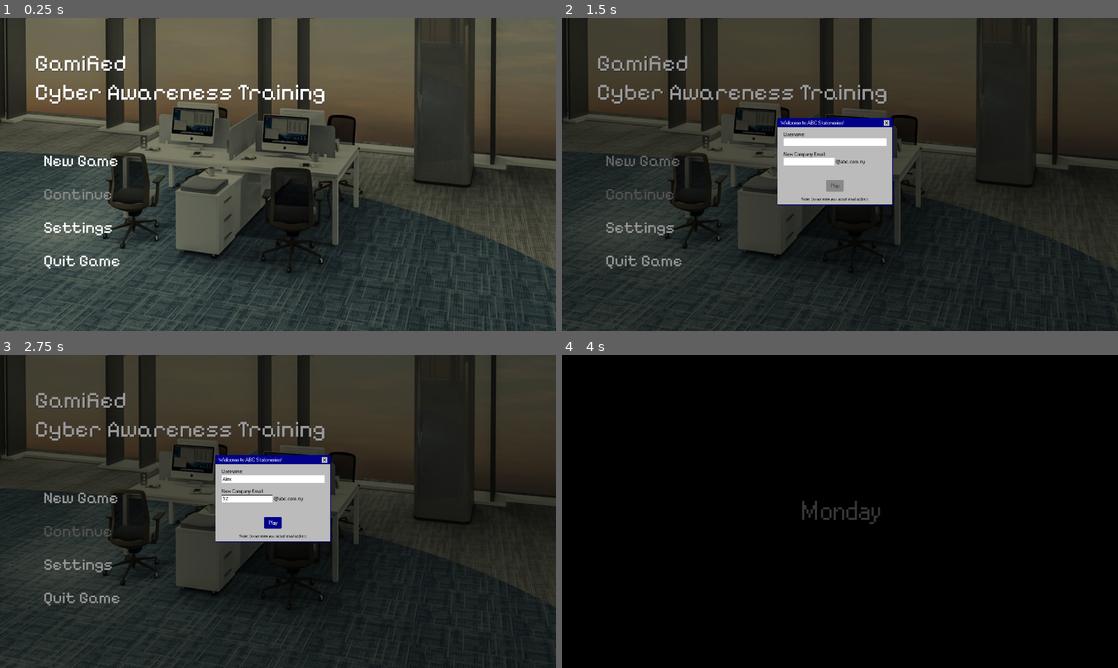
Above: before the commit, frames 1-4 (two rows, left to right).
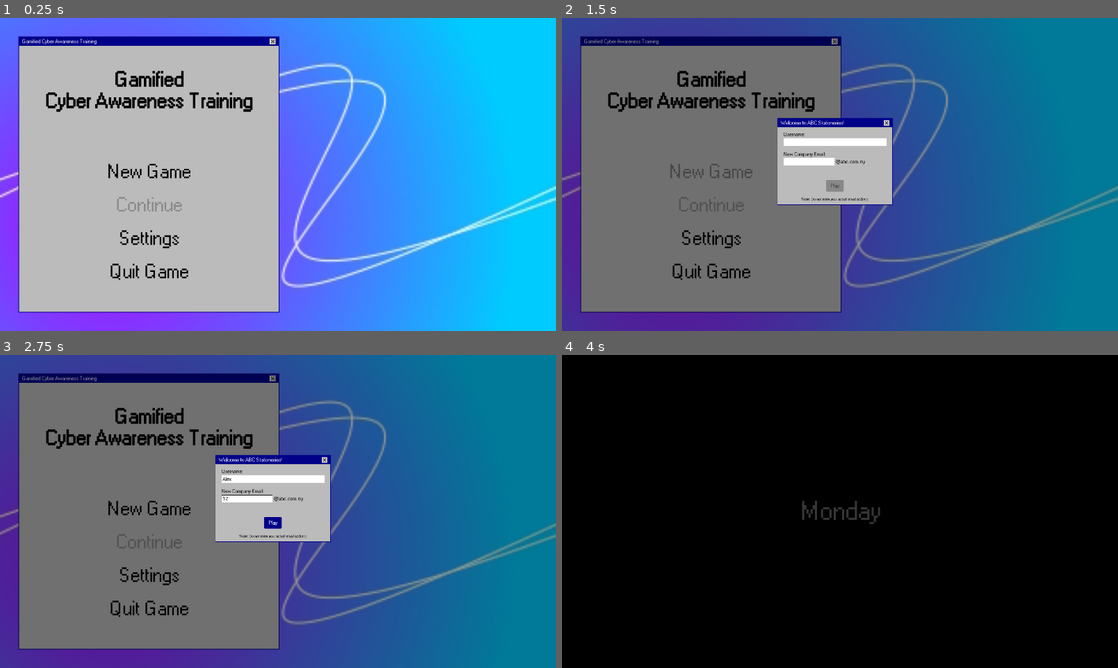
Above: after the commit, the same moments.

Repository: Wong-Kai-Lun/gamified-cybersecurity-awareness-training
Game: Godot game, scene res://game/main_menu/main_menu.tscn
Two runs of this game, one before a commit and one after it. Both use one fixed random seed, a clock stepped at 60 frames per second and the inputs below.
Inputs (mouse positions are in pixels of both pictures, inside the frame that each line leads up to):
- Up to frame 1 (0.25 s): no input
- Up to frame 2 (1.5 s): click "Settings" at 0.5 s; click "New Game" at 1.25 s
- Up to frame 3 (2.75 s): click (272, 480) at 2.02 s; type "Alex" at 2.1 s; click (244, 498) at 2.25 s; type "12" at 2.33 s
- Up to frame 4 (4 s): click "New Game" at 2.75 s; click "Play" at 3.5 s

The runs differ from the first frame. In frame 1, 100% of the frame differs, in the area x 0-100%, y 0-100%; in frame 2, 93%; in frame 3, 93%; in frame 4, nothing differs.

Commit message:
Update: Changed Main Menu

Diff:
--- a/godot/game/main_game/programs/common/title_bar.gd
+++ b/godot/game/main_game/programs/common/title_bar.gd
@@ -4,6 +4,7 @@
 
 signal close_pressed
 var _title := ""
+@onready var close_button: Button = $MarginContainer/TitleBarContainer/CloseButton
 
 signal drag_started(offset: Vector2)
 signal drag_ended
--- a/godot/game/main_game/programs/common/title_bar.tscn
+++ b/godot/game/main_game/programs/common/title_bar.tscn
@@ -53,6 +53,7 @@
 size_flags_vertical = 4
 theme_override_font_sizes/font_size = 13
 theme_override_styles/focus = SubResource("StyleBoxEmpty_7m0qx")
+theme_override_styles/disabled = SubResource("StyleBoxTexture_xbah5")
 theme_override_styles/hover = SubResource("StyleBoxTexture_xbah5")
 theme_override_styles/pressed = SubResource("StyleBoxTexture_7hmjf")
 theme_override_styles/normal = SubResource("StyleBoxTexture_xbah5")
--- /dev/null
+++ b/godot/game/main_menu/game_menu_window.gd
@@ -0,0 +1,6 @@
+extends BaseWindow
+class_name GameMenuWindow
+
+
+func _ready() -> void:
+	title_bar.close_button.disabled = true
--- /dev/null
+++ b/godot/game/main_menu/game_menu_window.tscn
@@ -0,0 +1,20 @@
+[gd_scene load_steps=3 format=3 uid="uid://r2rhgowob6vr"]
+
+[ext_resource type="PackedScene" uid="uid://2g3m0pmsw2tv" path="res://game/main_game/programs/common/base.tscn" id="1_cs3wq"]
+[ext_resource type="Script" path="res://game/main_menu/game_menu_window.gd" id="2_7k30f"]
+
+[node name="BaseWindow" instance=ExtResource("1_cs3wq")]
+custom_minimum_size = Vector2(900, 900)
+anchors_preset = 8
+anchor_left = 0.5
+anchor_top = 0.5
+anchor_right = 0.5
+anchor_bottom = 0.5
+offset_left = -300.0
+offset_top = -300.0
+offset_right = 300.0
+offset_bottom = 300.0
+script = ExtResource("2_7k30f")
+
+[node name="TitleBar" parent="WindowPanel/Structure" index="0"]
+title = "Gamified Cyber Awareness Training"
--- a/godot/game/main_menu/main_menu.gd
+++ b/godot/game/main_menu/main_menu.gd
@@ -5,7 +5,7 @@
 @onready var new_player_window = new_player_window_scene.instantiate()
 @onready var input_blocker_scene: PackedScene = preload("res://game/main_game/programs/common/input_blocker.tscn")
 @onready var input_blocker = input_blocker_scene.instantiate()
-@onready var continue_button = $HBoxContainer/MarginContainer/ButtonContainer/Continue
+@onready var continue_button = $HBoxContainer/MarginContainer/BaseWindow/ButtonContainer/Continue
 
 
 func _ready() -> void:
--- a/godot/game/main_menu/main_menu.tscn
+++ b/godot/game/main_menu/main_menu.tscn
@@ -1,12 +1,11 @@
 [gd_scene load_steps=10 format=3 uid="uid://dgvloukq3otmr"]
 
 [ext_resource type="Script" path="res://game/main_menu/main_menu.gd" id="1_ey7l3"]
-[ext_resource type="Texture2D" uid="uid://b0snwi6l7gbxo" path="res://assets/sample.jpg" id="1_l2wqk"]
-[ext_resource type="FontFile" uid="uid://ca2ceim567tvr" path="res://assets/fonts/PixelifySans-VariableFont_wght.ttf" id="3_tbba5"]
+[ext_resource type="Texture2D" uid="uid://beigxce3jdbtr" path="res://assets/main_menu_bg.jpg" id="2_e5mim"]
+[ext_resource type="PackedScene" uid="uid://r2rhgowob6vr" path="res://game/main_menu/game_menu_window.tscn" id="3_r7tje"]
 
 [sub_resource type="StyleBoxTexture" id="StyleBoxTexture_pu08p"]
-texture = ExtResource("1_l2wqk")
-modulate_color = Color(0.488805, 0.488695, 0.406631, 1)
+texture = ExtResource("2_e5mim")
 
 [sub_resource type="StyleBoxEmpty" id="StyleBoxEmpty_ekgwc"]
 
@@ -36,22 +35,6 @@
 grow_vertical = 2
 theme_override_styles/panel = SubResource("StyleBoxTexture_pu08p")
 
-[node name="GameTitle" type="Label" parent="."]
-layout_mode = 1
-anchors_preset = 10
-anchor_right = 1.0
-offset_left = 120.0
-offset_top = 90.0
-offset_right = -275.0
-offset_bottom = 322.0
-grow_horizontal = 2
-theme_override_colors/font_shadow_color = Color(0, 0, 0, 1)
-theme_override_fonts/font = ExtResource("3_tbba5")
-theme_override_font_sizes/font_size = 80
-text = "Gamified
-Cyber Awareness Training"
-vertical_alignment = 1
-
 [node name="HBoxContainer" type="HBoxContainer" parent="."]
 layout_mode = 1
 anchors_preset = 15
@@ -62,44 +45,74 @@
 
 [node name="MarginContainer" type="MarginContainer" parent="HBoxContainer"]
 layout_mode = 2
-size_flags_horizontal = 3
-theme_override_constants/margin_left = 150
-theme_override_constants/margin_top = 450
-theme_override_constants/margin_right = 450
-theme_override_constants/margin_bottom = 200
+theme_override_constants/margin_left = 64
+theme_override_constants/margin_top = 64
+theme_override_constants/margin_right = 64
+theme_override_constants/margin_bottom = 64
 
-[node name="ButtonContainer" type="VBoxContainer" parent="HBoxContainer/MarginContainer"]
+[node name="BaseWindow" parent="HBoxContainer/MarginContainer" instance=ExtResource("3_r7tje")]
 layout_mode = 2
+
+[node name="GameTitle" type="Label" parent="HBoxContainer/MarginContainer/BaseWindow"]
+layout_mode = 1
+anchors_preset = 10
+anchor_right = 1.0
+offset_left = 2.0
+offset_top = 96.0
+offset_right = -3.0
+offset_bottom = 275.0
+grow_horizontal = 2
+theme_override_colors/font_color = Color(0, 0, 0, 1)
+theme_override_colors/font_outline_color = Color(0, 0, 0, 1)
+theme_override_constants/outline_size = 5
+theme_override_font_sizes/font_size = 64
+text = "Gamified
+Cyber Awareness Training"
+horizontal_alignment = 1
+vertical_alignment = 1
+
+[node name="ButtonContainer" type="VBoxContainer" parent="HBoxContainer/MarginContainer/BaseWindow"]
+layout_mode = 1
+anchors_preset = 8
+anchor_left = 0.5
+anchor_top = 0.5
+anchor_right = 0.5
+anchor_bottom = 0.5
+offset_left = -179.0
+offset_top = -51.0
+offset_right = 179.0
+offset_bottom = 379.0
+grow_horizontal = 2
+grow_vertical = 2
 size_flags_horizontal = 3
 theme_override_constants/separation = 30
 
-[node name="NewGame" type="Button" parent="HBoxContainer/MarginContainer/ButtonContainer"]
+[node name="NewGame" type="Button" parent="HBoxContainer/MarginContainer/BaseWindow/ButtonContainer"]
 layout_mode = 2
 size_flags_vertical = 6
 mouse_default_cursor_shape = 2
 theme_override_colors/font_disabled_color = Color(0.533333, 0.533333, 0.533333, 1)
-theme_override_colors/font_hover_color = Color(0.666667, 0.666667, 0.666667, 1)
-theme_override_colors/font_pressed_color = Color(0.466667, 0.466667, 0.466667, 1)
-theme_override_colors/font_color = Color(1, 1, 1, 1)
-theme_override_fonts/font = ExtResource("3_tbba5")
-theme_override_font_sizes/font_size = 55
+theme_override_colors/font_hover_color = Color(0.466667, 0.466667, 0.466667, 1)
+theme_override_colors/font_pressed_color = Color(1, 1, 1, 1)
+theme_override_colors/font_focus_color = Color(0, 0, 0, 1)
+theme_override_colors/font_color = Color(0, 0, 0, 1)
+theme_override_font_sizes/font_size = 60
 theme_override_styles/focus = SubResource("StyleBoxEmpty_ekgwc")
 theme_override_styles/hover = SubResource("StyleBoxEmpty_508kk")
 theme_override_styles/pressed = SubResource("StyleBoxEmpty_j7ch3")
 theme_override_styles/normal = SubResource("StyleBoxEmpty_i8a73")
 text = "New Game"
-alignment = 0
 
-[node name="Continue" type="Button" parent="HBoxContainer/MarginContainer/ButtonContainer"]
+[node name="Continue" type="Button" parent="HBoxContainer/MarginContainer/BaseWindow/ButtonContainer"]
 layout_mode = 2
 size_flags_vertical = 6
 mouse_default_cursor_shape = 2
 theme_override_colors/font_disabled_color = Color(0.533333, 0.533333, 0.533333, 1)
-theme_override_colors/font_hover_color = Color(0.666667, 0.666667, 0.666667, 1)
-theme_override_colors/font_pressed_color = Color(0.466667, 0.466667, 0.466667, 1)
-theme_override_colors/font_color = Color(1, 1, 1, 1)
-theme_override_fonts/font = ExtResource("3_tbba5")
-theme_override_font_sizes/font_size = 55
+theme_override_colors/font_hover_color = Color(0.466667, 0.466667, 0.466667, 1)
+theme_override_colors/font_pressed_color = Color(1, 1, 1, 1)
+theme_override_colors/font_focus_color = Color(0, 0, 0, 1)
+theme_override_colors/font_color = Color(0, 0, 0, 1)
+theme_override_font_sizes/font_size = 60
 theme_override_styles/focus = SubResource("StyleBoxEmpty_ekgwc")
 theme_override_styles/disabled = SubResource("StyleBoxEmpty_bu578")
 theme_override_styles/hover = SubResource("StyleBoxEmpty_508kk")
@@ -107,41 +120,38 @@
 theme_override_styles/normal = SubResource("StyleBoxEmpty_i8a73")
 disabled = true
 text = "Continue"
-alignment = 0
 
-[node name="Settings" type="Button" parent="HBoxContainer/MarginContainer/ButtonContainer"]
+[node name="Settings" type="Button" parent="HBoxContainer/MarginContainer/BaseWindow/ButtonContainer"]
 layout_mode = 2
 size_flags_vertical = 6
 mouse_default_cursor_shape = 2
 theme_override_colors/font_disabled_color = Color(0.533333, 0.533333, 0.533333, 1)
-theme_override_colors/font_hover_color = Color(0.666667, 0.666667, 0.666667, 1)
-theme_override_colors/font_pressed_color = Color(0.466667, 0.466667, 0.466667, 1)
-theme_override_colors/font_color = Color(1, 1, 1, 1)
-theme_override_fonts/font = ExtResource("3_tbba5")
-theme_override_font_sizes/font_size = 55
+theme_override_colors/font_hover_color = Color(0.466667, 0.466667, 0.466667, 1)
+theme_override_colors/font_pressed_color = Color(1, 1, 1, 1)
+theme_override_colors/font_focus_color = Color(0, 0, 0, 1)
+theme_override_colors/font_color = Color(0, 0, 0, 1)
+theme_override_font_sizes/font_size = 60
 theme_override_styles/focus = SubResource("StyleBoxEmpty_ekgwc")
 theme_override_styles/hover = SubResource("StyleBoxEmpty_508kk")
 theme_override_styles/pressed = SubResource("StyleBoxEmpty_j7ch3")
 theme_override_styles/normal = SubResource("StyleBoxEmpty_i8a73")
 text = "Settings"
-alignment = 0
 
-[node name="QuitGame" type="Button" parent="HBoxContainer/MarginContainer/ButtonContainer"]
+[node name="QuitGame" type="Button" parent="HBoxContainer/MarginContainer/BaseWindow/ButtonContainer"]
 layout_mode = 2
 size_flags_vertical = 6
 mouse_default_cursor_shape = 2
 theme_override_colors/font_disabled_color = Color(0.533333, 0.533333, 0.533333, 1)
-theme_override_colors/font_hover_color = Color(0.666667, 0.666667, 0.666667, 1)
-theme_override_colors/font_pressed_color = Color(0.466667, 0.466667, 0.466667, 1)
-theme_override_colors/font_color = Color(1, 1, 1, 1)
-theme_override_fonts/font = ExtResource("3_tbba5")
-theme_override_font_sizes/font_size = 55
+theme_override_colors/font_hover_color = Color(0.466667, 0.466667, 0.466667, 1)
+theme_override_colors/font_pressed_color = Color(1, 1, 1, 1)
+theme_override_colors/font_focus_color = Color(0, 0, 0, 1)
+theme_override_colors/font_color = Color(0, 0, 0, 1)
+theme_override_font_sizes/font_size = 60
 theme_override_styles/focus = SubResource("StyleBoxEmpty_ekgwc")
 theme_override_styles/hover = SubResource("StyleBoxEmpty_508kk")
 theme_override_styles/pressed = SubResource("StyleBoxEmpty_j7ch3")
 theme_override_styles/normal = SubResource("StyleBoxEmpty_i8a73")
 text = "Quit Game"
-alignment = 0
 
 [node name="Scoreboard" type="Control" parent="HBoxContainer"]
 layout_mode = 2
@@ -149,7 +159,7 @@
 
 [node name="CanvasLayer" type="CanvasLayer" parent="."]
 
-[connection signal="pressed" from="HBoxContainer/MarginContainer/ButtonContainer/NewGame" to="." method="_on_new_game_pressed"]
-[connection signal="pressed" from="HBoxContainer/MarginContainer/ButtonContainer/Continue" to="." method="_on_continue_pressed"]
-[connection signal="pressed" from="HBoxContainer/MarginContainer/ButtonContainer/Settings" to="." method="_on_settings_pressed"]
-[connection signal="pressed" from="HBoxContainer/MarginContainer/ButtonContainer/QuitGame" to="." method="_on_quit_game_pressed"]
+[connection signal="pressed" from="HBoxContainer/MarginContainer/BaseWindow/ButtonContainer/NewGame" to="." method="_on_new_game_pressed"]
+[connection signal="pressed" from="HBoxContainer/MarginContainer/BaseWindow/ButtonContainer/Continue" to="." method="_on_continue_pressed"]
+[connection signal="pressed" from="HBoxContainer/MarginContainer/BaseWindow/ButtonContainer/Settings" to="." method="_on_settings_pressed"]
+[connection signal="pressed" from="HBoxContainer/MarginContainer/BaseWindow/ButtonContainer/QuitGame" to="." method="_on_quit_game_pressed"]
Binary file added: godot/assets/main_menu_bg.jpg
Not shown, added: godot/assets/main_menu_bg.jpg.import
